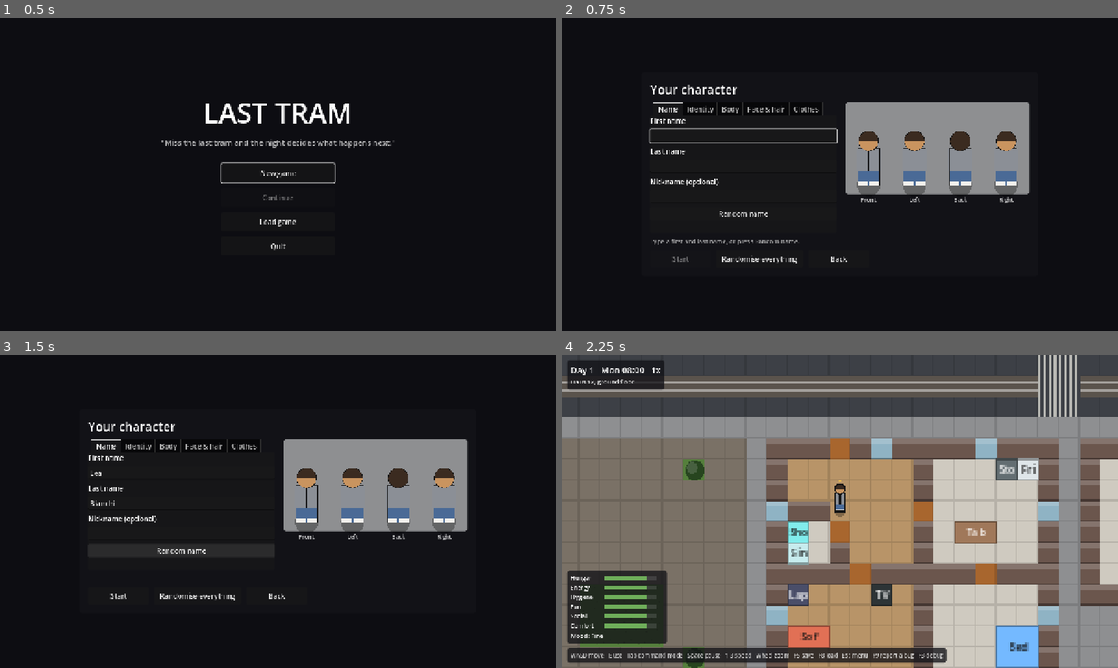
Above: before the commit, frames 1-4 (two rows, left to right).
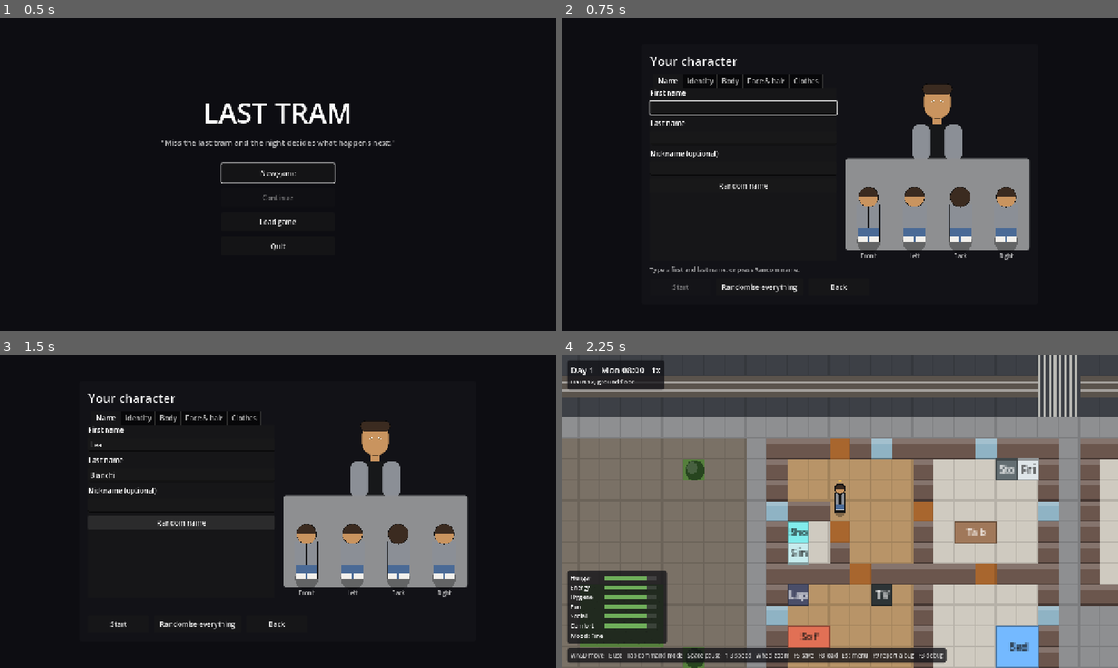
Above: after the commit, the same moments.

Repository: musterm4nn-alt/last-tram
Game: Godot game, scene res://game/main.tscn
Same seed, same stepped clock (60 frames per second), same inputs: the game is played once before the commit and once after it.
Inputs:
- Up to frame 1 (0.5 s): no input
- Up to frame 2 (0.75 s): click "New game" at 0.5 s
- Up to frame 3 (1.5 s): click "Random name" at 1.25 s
- Up to frame 4 (2.25 s): click "Start" at 2 s

Frame 1 is identical in both runs. In frame 2, 16% of the frame differs, in the area x 15-85%, y 12-88%; in frame 3, 15%; in frame 4, nothing differs.

Commit message:
T-0027: portrait in the creator and a look gallery
Co-Authored-By: Claude Opus 5.5 <noreply@anthropic.com>

Diff:
--- a/game/launch_options.gd
+++ b/game/launch_options.gd
@@ -20,12 +20,14 @@
 var quickstart: bool = false
 var menu: bool = false
 ## "" or a screen to open directly: "creator" (or "name") and "load" (main menu screens),
-## "pause" (the Esc menu, after the quick start).
+## "pause" (the Esc menu, after the quick start), "gallery" (the look gallery, no game).
 var screen: String = ""
 ## The creator's tab to show (--creator-tab=body); "" = the first.
 var creator_tab: String = ""
 ## Start the creator from CharacterSpec.random with this seed (--creator-seed=7); -1 = no.
 var creator_seed: int = -1
+## Look gallery page for --screen=gallery (--gallery-page=2).
+var gallery_page: int = 1
 ## Start in command mode (--command).
 var command_mode: bool = false
 ## Walk the player to this cell at the start (--walk-to=X,Y); NO_CELL = none.
@@ -78,6 +80,8 @@
 				out.creator_tab = value
 			"creator-seed":
 				out.creator_seed = value.to_int()
+			"gallery-page":
+				out.gallery_page = value.to_int()
 			"command":
 				out.command_mode = true
 			"walk-to":
--- a/game/main.gd
+++ b/game/main.gd
@@ -16,6 +16,7 @@
 ##   --screen=creator    open the character creator directly (with the menu); "name" is the same
 ##   --creator-tab=TAB   the creator's tab: name, identity, body, face
 ##   --creator-seed=N    start the creator from a random character (for repeatable screenshots)
+##   --screen=gallery    show every look option (portraits and figures); --gallery-page=2 for clothes
 ##   --screen=load       open the main menu's Load list (with the menu)
 ##   --screen=pause      open the Esc menu after the quick start
 ##   --command           start in command mode (Tab)
@@ -73,6 +74,9 @@
 	if not _options.screenshot_path.is_empty():
 		_screenshot_path = _options.screenshot_path
 		_screenshot_frames = _options.screenshot_frames
+	if _options.screen == "gallery":
+		add_child(LookGallery.new(_options.gallery_page))
+		return
 	if _options.skip_menu():
 		_start_quick()
 	else:
--- a/game/ui/character_creator.gd
+++ b/game/ui/character_creator.gd
@@ -21,6 +21,7 @@
 
 var _tabs: TabContainer
 var _preview: FigurePreview
+var _portrait: CharacterPortrait
 var _first: LineEdit
 var _last: LineEdit
 var _nick: LineEdit
@@ -83,8 +84,14 @@
 	# The Name tab's "Random name" button is its Randomise.
 	for index: int in range(1, TABS.size()):
 		_randomise_button(_tabs.get_child(index) as VBoxContainer, TABS[index])
+	var looks := VBoxContainer.new()
+	columns.add_child(looks)
+	_portrait = CharacterPortrait.new()
+	_portrait.custom_minimum_size = Vector2(160, 190)
+	_portrait.size_flags_horizontal = Control.SIZE_SHRINK_CENTER
+	looks.add_child(_portrait)
 	_preview = FigurePreview.new()
-	columns.add_child(_preview)
+	looks.add_child(_preview)
 	_error = Label.new()
 	_error.add_theme_font_size_override("font_size", 14)
 	_error.autowrap_mode = TextServer.AUTOWRAP_WORD_SMART
@@ -340,3 +347,4 @@
 		_error.modulate = ERROR_COLOR
 	_start.disabled = not problems.is_empty()
 	_preview.show_spec(model.spec)
+	_portrait.show_look(model.spec.appearance, model.spec.outfit)
--- /dev/null
+++ b/game/ui/character_portrait.gd
@@ -0,0 +1,191 @@
+class_name CharacterPortrait
+extends Control
+## A front-facing head-and-shoulders portrait ("paper doll") drawn from appearance and outfit
+## data: skin, hair style and colour, eyes, facial hair, features, and the top, outer, neck,
+## face and head items. Placeholder shapes until the art gate, sized from the control's size
+## so the same drawing works large (creator) and small (look gallery). Hair never covers
+## the face: the geometry comes from head_rect(), face_rect() and hair_front_rects().
+
+const OUTLINE: Color = Color(0, 0, 0, 0.35)
+const MOUTH_COLOR: Color = Color("#6b3a3a")
+const PUPIL_COLOR: Color = Color("#1b1b1b")
+
+var _appearance: Appearance
+var _outfit: Outfit
+
+
+func _init() -> void:
+	custom_minimum_size = Vector2(200, 240)
+
+
+## Shows this look (call again after every change). Not show(): that is Control's own.
+func show_look(appearance: Appearance, outfit: Outfit) -> void:
+	_appearance = appearance
+	_outfit = outfit
+	queue_redraw()
+
+
+## The head's bounding box for a portrait of this size.
+static func head_rect(area: Vector2) -> Rect2:
+	var head_size := Vector2(area.x * 0.4, area.y * 0.4)
+	return Rect2(Vector2(area.x * 0.5 - head_size.x / 2.0, area.y * 0.14), head_size)
+
+
+## The face (eyes, nose, mouth) inside the head; hair must never cover it.
+static func face_rect(head: Rect2) -> Rect2:
+	return Rect2(head.position + Vector2(head.size.x * 0.2, head.size.y * 0.35),
+		Vector2(head.size.x * 0.6, head.size.y * 0.5))
+
+
+## The rectangles each hair shape is drawn inside, in front of the face layer (hair drawn
+## behind the head, like the length of "long", is not included). Shapes come from
+## ViewConfig.HAIR_SHAPE: none, thin, cap, sides, long, tail, bun, afro, mohawk.
+static func hair_front_rects(shape: String, head: Rect2) -> Array[Rect2]:
+	var x := head.position.x
+	var y := head.position.y
+	var w := head.size.x
+	var h := head.size.y
+	var cap := Rect2(x - 0.04 * w, y - 0.06 * h, 1.08 * w, 0.33 * h)
+	var left_side := Rect2(x - 0.08 * w, y + 0.1 * h, 0.23 * w, 0.8 * h)
+	var right_side := Rect2(x + 0.85 * w, y + 0.1 * h, 0.23 * w, 0.8 * h)
+	match shape:
+		"none":
+			return []
+		"thin":
+			return [Rect2(x + 0.05 * w, y, 0.9 * w, 0.2 * h)]
+		"sides", "long":
+			return [cap, left_side, right_side]
+		"bun":
+			return [cap, Rect2(x + 0.3 * w, y - 0.28 * h, 0.4 * w, 0.3 * h)]
+		"afro":
+			return [Rect2(x - 0.2 * w, y - 0.28 * h, 1.4 * w, 0.55 * h)]
+		"mohawk":
+			return [Rect2(x + 0.4 * w, y - 0.22 * h, 0.2 * w, 0.47 * h)]
+	# "cap" and "tail" (the tail itself hangs behind the head).
+	return [cap]
+
+
+func _draw() -> void:
+	if _appearance == null or _outfit == null or Session.content == null:
+		return
+	var content := Session.content
+	var head := head_rect(size)
+	var face := face_rect(head)
+	var skin := PersonDrawer2D.skin_color(content, _appearance.skin_tone)
+	var hair := PersonDrawer2D.hair_color(content, _appearance.hair_colour)
+	var shape := str(ViewConfig.HAIR_SHAPE.get(_appearance.hair_style, "cap"))
+	_draw_hair_behind(shape, head, hair)
+	_draw_body(content, head, skin)
+	_rounded(head, skin, head.size.x * 0.45)
+	_draw_face(content, face, hair)
+	for rect: Rect2 in hair_front_rects(shape, head):
+		_rounded(rect, hair, minf(rect.size.x, rect.size.y) * 0.45)
+	_draw_head_items(content, head, face)
+
+
+func _draw_hair_behind(shape: String, head: Rect2, hair: Color) -> void:
+	var x := head.position.x
+	var y := head.position.y
+	var w := head.size.x
+	var h := head.size.y
+	match shape:
+		"long":
+			_rounded(Rect2(x - 0.12 * w, y + 0.1 * h, 1.24 * w, 1.3 * h), hair, 0.3 * w)
+		"tail":
+			_rounded(Rect2(x + 0.8 * w, y + 0.2 * h, 0.3 * w, 0.9 * h), hair, 0.14 * w)
+		"afro":
+			_rounded(Rect2(x - 0.25 * w, y - 0.25 * h, 1.5 * w, 1.1 * h), hair, 0.6 * w)
+
+
+func _draw_body(content: ContentDB, head: Rect2, skin: Color) -> void:
+	var width_cells: float = float(ViewConfig.BUILD_WIDTH.get(_appearance.build, ViewConfig.DEFAULT_BUILD_WIDTH))
+	var shoulders := size.x * width_cells * 1.4
+	var top_y := head.end.y + head.size.y * 0.05
+	var body := Rect2(Vector2(size.x / 2.0 - shoulders / 2.0, top_y + head.size.y * 0.12), Vector2(shoulders, size.y - top_y))
+	# Neck, then the top, then an open outer layer over it.
+	draw_rect(Rect2(Vector2(size.x / 2.0 - head.size.x * 0.16, head.end.y - head.size.y * 0.1), Vector2(head.size.x * 0.32, head.size.y * 0.3)), skin)
+	_rounded(body, PersonDrawer2D.worn_color(content, _outfit, "top"), shoulders * 0.18)
+	var outer := _outfit.get_item("outer")
+	if outer != null:
+		var colour := PersonDrawer2D.worn_color(content, _outfit, "outer")
+		var panel := Vector2(shoulders * 0.36, body.size.y)
+		_rounded(Rect2(body.position, panel), colour, shoulders * 0.12)
+		_rounded(Rect2(Vector2(body.end.x - panel.x, body.position.y), panel), colour, shoulders * 0.12)
+	var neck_item := _outfit.get_item("neck")
+	if neck_item != null:
+		_rounded(Rect2(Vector2(size.x / 2.0 - head.size.x * 0.3, body.position.y - head.size.y * 0.08), Vector2(head.size.x * 0.6, head.size.y * 0.16)),
+			PersonDrawer2D.worn_color(content, _outfit, "neck"), head.size.y * 0.06)
+
+
+func _draw_face(content: ContentDB, face: Rect2, hair: Color) -> void:
+	var eye_r := face.size.x * 0.09
+	var eye_y := face.position.y + face.size.y * 0.25
+	var eyes: Array[Vector2] = [
+		Vector2(face.position.x + face.size.x * 0.25, eye_y),
+		Vector2(face.position.x + face.size.x * 0.75, eye_y),
+	]
+	var eye_colour := PersonDrawer2D.eye_color(content, _appearance.eye_colour)
+	for eye: Vector2 in eyes:
+		draw_circle(eye, eye_r, Color.WHITE)
+		draw_circle(eye, eye_r * 0.65, eye_colour)
+		draw_circle(eye, eye_r * 0.3, PUPIL_COLOR)
+	var mouth_y := face.position.y + face.size.y * 0.78
+	draw_line(Vector2(face.position.x + face.size.x * 0.35, mouth_y), Vector2(face.position.x + face.size.x * 0.65, mouth_y), MOUTH_COLOR, maxf(1.0, face.size.y * 0.04))
+	_draw_facial_hair(face, hair.darkened(0.2), mouth_y)
+	if _appearance.features.has("freckles"):
+		for i: int in 6:
+			var side := -1.0 if i < 3 else 1.0
+			var dot := Vector2(face.get_center().x + side * face.size.x * (0.2 + 0.07 * (i % 3)), eye_y + face.size.y * (0.22 + 0.06 * (i % 2)))
+			draw_circle(dot, maxf(0.8, face.size.x * 0.02), Color("#8a4b2d"))
+	if _appearance.features.has("beauty_mark"):
+		draw_circle(Vector2(face.position.x + face.size.x * 0.8, mouth_y - face.size.y * 0.12), maxf(1.0, face.size.x * 0.025), PUPIL_COLOR)
+	if _appearance.features.has("glasses"):
+		for eye: Vector2 in eyes:
+			draw_arc(eye, eye_r * 1.6, 0.0, TAU, 20, PUPIL_COLOR, maxf(1.0, eye_r * 0.3))
+		draw_line(eyes[0] + Vector2(eye_r * 1.6, 0), eyes[1] - Vector2(eye_r * 1.6, 0), PUPIL_COLOR, maxf(1.0, eye_r * 0.3))
+
+
+func _draw_facial_hair(face: Rect2, colour: Color, mouth_y: float) -> void:
+	var fx := face.position.x
+	var fw := face.size.x
+	var fh := face.size.y
+	match _appearance.facial_hair:
+		"stubble":
+			var tint := colour
+			tint.a = 0.18
+			_rounded(Rect2(fx + fw * 0.05, mouth_y + fh * 0.06, fw * 0.9, fh * 0.26), tint, fw * 0.3, false)
+		"moustache":
+			_rounded(Rect2(fx + fw * 0.28, mouth_y - fh * 0.14, fw * 0.44, fh * 0.1), colour, fh * 0.05)
+		"goatee":
+			_rounded(Rect2(fx + fw * 0.4, mouth_y + fh * 0.06, fw * 0.2, fh * 0.2), colour, fw * 0.08)
+		"short_beard":
+			_rounded(Rect2(fx, mouth_y + fh * 0.04, fw, fh * 0.26), colour, fw * 0.25)
+			_rounded(Rect2(fx + fw * 0.28, mouth_y - fh * 0.14, fw * 0.44, fh * 0.1), colour, fh * 0.05)
+		"full_beard":
+			_rounded(Rect2(fx - fw * 0.08, mouth_y - fh * 0.3, fw * 1.16, fh * 0.62), colour, fw * 0.35)
+			draw_line(Vector2(fx + fw * 0.35, mouth_y), Vector2(fx + fw * 0.65, mouth_y), MOUTH_COLOR, maxf(1.0, fh * 0.04))
+
+
+func _draw_head_items(content: ContentDB, head: Rect2, face: Rect2) -> void:
+	var worn := _outfit.get_item("head")
+	if worn != null:
+		var colour := PersonDrawer2D.worn_color(content, _outfit, "head")
+		_rounded(Rect2(head.position + Vector2(-head.size.x * 0.05, -head.size.y * 0.08), Vector2(head.size.x * 1.1, head.size.y * 0.34)), colour, head.size.x * 0.3)
+		if worn.clothing_id == "cap":
+			_rounded(Rect2(Vector2(head.position.x + head.size.x * 0.1, head.position.y + head.size.y * 0.2), Vector2(head.size.x * 1.05, head.size.y * 0.08)), colour.darkened(0.2), head.size.y * 0.03)
+	var face_item := _outfit.get_item("face")
+	if face_item != null:
+		var eye_y := face.position.y + face.size.y * 0.25
+		_rounded(Rect2(Vector2(face.position.x - face.size.x * 0.05, eye_y - face.size.y * 0.12), Vector2(face.size.x * 1.1, face.size.y * 0.24)),
+			PersonDrawer2D.worn_color(content, _outfit, "face").darkened(0.3), face.size.y * 0.08)
+
+
+## A filled rounded rectangle, with a faint outline unless `outlined` is false.
+func _rounded(rect: Rect2, colour: Color, radius: float, outlined: bool = true) -> void:
+	var style := StyleBoxFlat.new()
+	style.bg_color = colour
+	style.set_corner_radius_all(int(maxf(0.0, radius)))
+	if outlined:
+		style.set_border_width_all(1)
+		style.border_color = OUTLINE
+	draw_style_box(style, rect)
--- /dev/null
+++ b/game/ui/look_gallery.gd
@@ -0,0 +1,94 @@
+class_name LookGallery
+extends CanvasLayer
+## A checking screen (--screen=gallery): the default look changed one thing at a time, each
+## as a small portrait over a top-down figure, labelled. Page 1: every hair style, build,
+## facial hair, feature (alone and all together) and skin tone. Page 2: one outfit per
+## starter item of every clothing slot. Screenshot it to see every option at once.
+
+const COLUMNS: int = 13
+const PORTRAIT_SIZE: Vector2 = Vector2(72, 86)
+const FIGURE_PX: float = 34.0
+
+var _page: int = 1
+
+
+func _init(page: int = 1) -> void:
+	_page = clampi(page, 1, 2)
+	layer = 22
+
+
+func _ready() -> void:
+	var background := ColorRect.new()
+	background.color = Color(0.12, 0.12, 0.14)
+	background.set_anchors_preset(Control.PRESET_FULL_RECT)
+	add_child(background)
+	var grid := GridContainer.new()
+	grid.columns = COLUMNS
+	grid.position = Vector2(8, 8)
+	grid.add_theme_constant_override("h_separation", 4)
+	grid.add_theme_constant_override("v_separation", 6)
+	add_child(grid)
+	for entry: Dictionary in entries(Session.content, _page):
+		grid.add_child(_cell(String(entry["label"]), entry["spec"]))
+
+
+## The cells of a page: [{"label": String, "spec": CharacterSpec}], each the default look
+## with one change.
+static func entries(content: ContentDB, page: int) -> Array[Dictionary]:
+	var out: Array[Dictionary] = []
+	var catalog: AppearanceCatalog = content.appearance
+	if page == 2:
+		for slot: String in ClothingDef.SLOTS:
+			for item: ClothingDef in content.clothing.values():
+				if item.slot == slot and item.starter:
+					var spec := CharacterSpec.default_player(content)
+					spec.outfit.put_on(slot, item.id, item.colours[0])
+					out.append({"label": item.name, "spec": spec})
+		return out
+	for id: String in catalog.hair_styles:
+		var spec := CharacterSpec.default_player(content)
+		spec.appearance.hair_style = id
+		out.append({"label": catalog.hair_styles[id].name, "spec": spec})
+	for id: String in catalog.builds:
+		var spec := CharacterSpec.default_player(content)
+		spec.appearance.build = id
+		out.append({"label": catalog.builds[id].name, "spec": spec})
+	for id: String in catalog.facial_hair:
+		var spec := CharacterSpec.default_player(content)
+		spec.appearance.facial_hair = id
+		out.append({"label": catalog.facial_hair[id].name, "spec": spec})
+	for id: String in catalog.features:
+		var spec := CharacterSpec.default_player(content)
+		spec.appearance.features = PackedStringArray([id])
+		out.append({"label": catalog.features[id].name, "spec": spec})
+	var all := CharacterSpec.default_player(content)
+	all.appearance.features = PackedStringArray(catalog.features.keys())
+	out.append({"label": "All features", "spec": all})
+	for id: String in catalog.skin_tones:
+		var spec := CharacterSpec.default_player(content)
+		spec.appearance.skin_tone = id
+		out.append({"label": catalog.skin_tones[id].name, "spec": spec})
+	return out
+
+
+func _cell(label_text: String, spec: CharacterSpec) -> Control:
+	var box := VBoxContainer.new()
+	box.add_theme_constant_override("separation", 2)
+	var portrait := CharacterPortrait.new()
+	portrait.custom_minimum_size = PORTRAIT_SIZE
+	portrait.show_look(spec.appearance, spec.outfit)
+	box.add_child(portrait)
+	var figure := Control.new()
+	figure.custom_minimum_size = Vector2(PORTRAIT_SIZE.x, FIGURE_PX * 1.6)
+	figure.draw.connect(func() -> void:
+		figure.draw_set_transform(Vector2(PORTRAIT_SIZE.x / 2.0, FIGURE_PX * 1.5))
+		PersonDrawer2D.draw(figure, Session.content, spec.appearance, spec.outfit, Vector2.DOWN, FIGURE_PX, false))
+	box.add_child(figure)
+	var label := Label.new()
+	label.text = label_text
+	label.add_theme_font_size_override("font_size", 10)
+	label.horizontal_alignment = HORIZONTAL_ALIGNMENT_CENTER
+	label.custom_minimum_size = Vector2(PORTRAIT_SIZE.x, 0)
+	label.clip_text = true
+	box.add_child(label)
+	return box
--- a/game/view2d/person_drawer_2d.gd
+++ b/game/view2d/person_drawer_2d.gd
@@ -132,6 +132,26 @@
 	canvas.draw_rect(Rect2(Vector2(head.x - r, head.y - r * 0.75 - band_h / 2.0), Vector2(r * 2.0, band_h)), _clothing_color(content, worn.colour))
 
 
+## Public colour lookups (the creator's portrait uses the same colours). Unknown ids give
+## ViewConfig.UNKNOWN_ID_COLOR so mistakes show up.
+static func skin_color(content: ContentDB, id: String) -> Color:
+	return _skin_color(content, id)
+
+
+static func hair_color(content: ContentDB, id: String) -> Color:
+	return _hair_color(content, id)
+
+
+static func eye_color(content: ContentDB, id: String) -> Color:
+	if content.appearance.eye_colours.has(id):
+		return (content.appearance.eye_colours[id] as ColorOption).color
+	return ViewConfig.UNKNOWN_ID_COLOR
+
+
+static func worn_color(content: ContentDB, outfit: Outfit, slot: String) -> Color:
+	return _worn_color(content, outfit, slot)
+
+
 static func _worn_color(content: ContentDB, outfit: Outfit, slot: String) -> Color:
 	var worn := outfit.get_item(slot)
 	if worn == null:
--- /dev/null
+++ b/tests/game/test_character_portrait.gd
@@ -0,0 +1,45 @@
+extends TestCase
+## T-0027: the portrait's hair never covers the face, colours follow the look, and the look
+## gallery shows every option.
+
+
+func test_front_hair_never_covers_the_face() -> void:
+	for area: Vector2 in [Vector2(200, 240), Vector2(72, 86), Vector2(160, 190)]:
+		var head := CharacterPortrait.head_rect(area)
+		var face := CharacterPortrait.face_rect(head)
+		for style: String in content().appearance.hair_styles:
+			var shape := str(ViewConfig.HAIR_SHAPE.get(style, "cap"))
+			for rect: Rect2 in CharacterPortrait.hair_front_rects(shape, head):
+				assert_false(rect.intersects(face), "%s (%s) covers the face at %s" % [style, shape, area])
+
+
+func test_every_hair_shape_is_known() -> void:
+	for style: String in content().appearance.hair_styles:
+		assert_true(ViewConfig.HAIR_SHAPE.has(style), "%s has no hair shape" % style)
+	var head := CharacterPortrait.head_rect(Vector2(200, 240))
+	assert_true(CharacterPortrait.hair_front_rects("none", head).is_empty(), "bald shows no hair")
+	assert_false(CharacterPortrait.hair_front_rects("afro", head).is_empty())
+
+
+func test_colours_follow_the_look() -> void:
+	var db := content()
+	assert_ne(PersonDrawer2D.hair_color(db, "black"), PersonDrawer2D.hair_color(db, "ginger"))
+	assert_ne(PersonDrawer2D.skin_color(db, "skin_01"), PersonDrawer2D.skin_color(db, "skin_08"))
+	assert_ne(PersonDrawer2D.eye_color(db, "blue"), PersonDrawer2D.eye_color(db, "brown"))
+	assert_eq(PersonDrawer2D.eye_color(db, "no_such_eye"), ViewConfig.UNKNOWN_ID_COLOR)
+
+
+func test_the_gallery_covers_every_option() -> void:
+	var db := content()
+	var catalog := db.appearance
+	var looks := LookGallery.entries(db, 1)
+	var expected := catalog.hair_styles.size() + catalog.builds.size() + catalog.facial_hair.size() \
+		+ catalog.features.size() + 1 + catalog.skin_tones.size()
+	assert_eq(looks.size(), expected)
+	var starters := 0
+	for item: ClothingDef in db.clothing.values():
+		if item.starter:
+			starters += 1
+	assert_eq(LookGallery.entries(db, 2).size(), starters)
+	for entry: Dictionary in looks + LookGallery.entries(db, 2):
+		assert_eq((entry["spec"] as CharacterSpec).validate(db), PackedStringArray(), String(entry["label"]))
--- a/tests/game/test_launch_options.gd
+++ b/tests/game/test_launch_options.gd
@@ -99,3 +99,9 @@
 	assert_eq(options.creator_seed, 7)
 	assert_false(options.skip_menu(), "the creator lives behind the main menu")
 	assert_eq(LaunchOptions.parse(PackedStringArray([])).creator_seed, -1)
+
+
+func test_gallery_options_parse() -> void:
+	var options := LaunchOptions.parse(PackedStringArray(["--screen=gallery", "--gallery-page=2"]))
+	assert_eq(options.screen, "gallery")
+	assert_eq(options.gallery_page, 2)
Not shown, added: game/ui/character_portrait.gd.uid
Not shown, added: game/ui/look_gallery.gd.uid
Not shown, added: tests/game/test_character_portrait.gd.uid
Not shown, changed: tickets/T-0027-portrait-and-gallery.md
